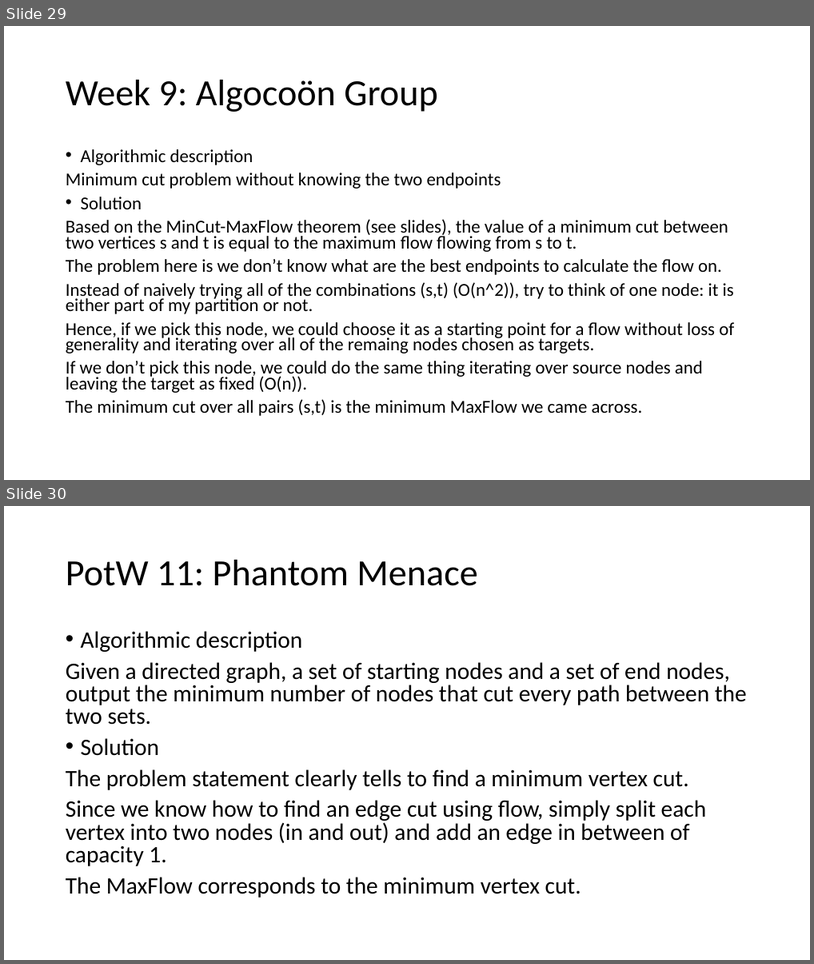
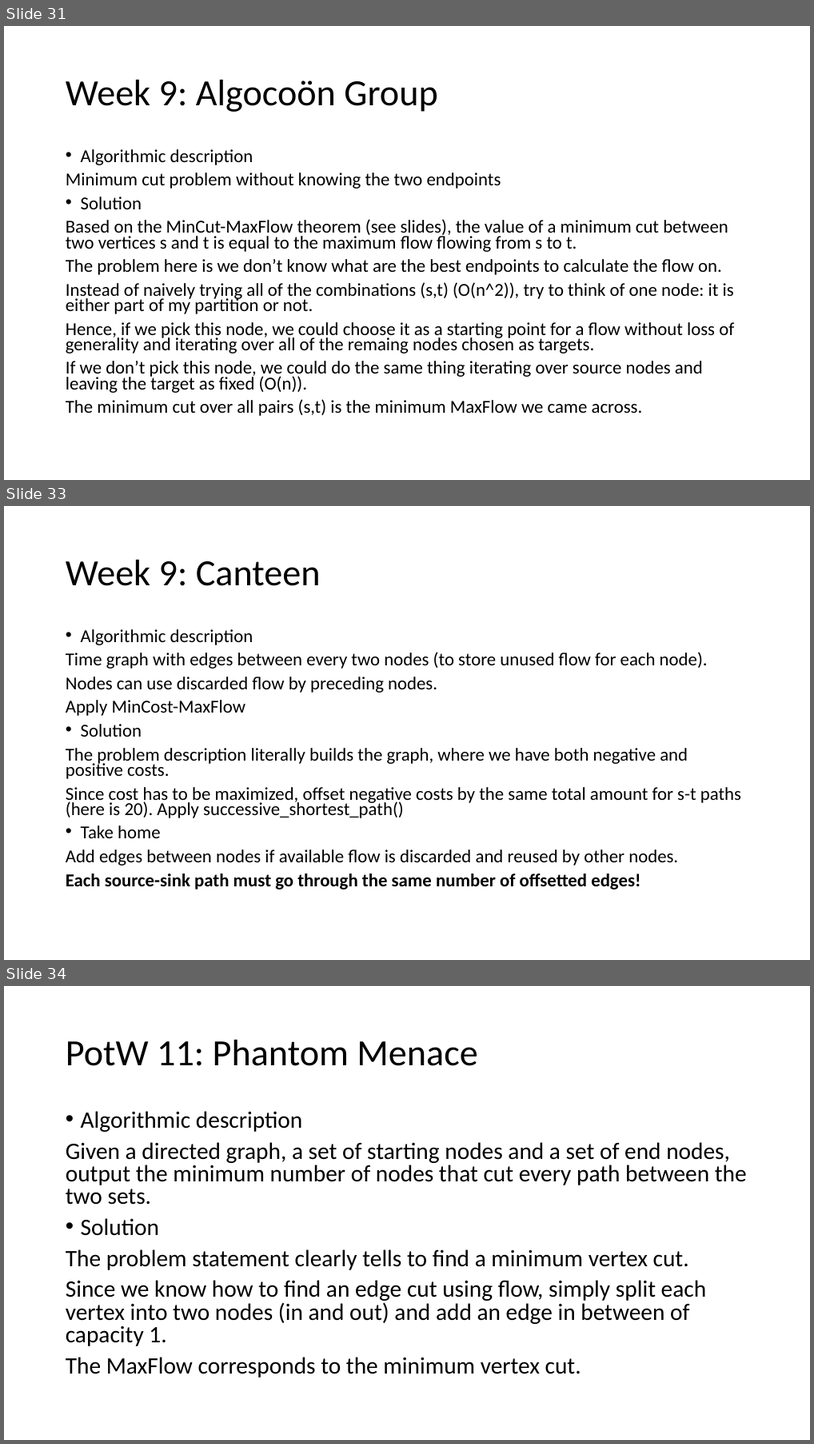
Before and after one commit to giacomocamposampiero/algolab, a slide deck: Recap.pptx. Shown one above the other, each under a label of ours: slides 29 and 30 before the commit, slides 31, 33 and 34 after it; the slides between them are not shown. The pictures are 814x964 and 814x1444 pixels, drawn with LibreOffice and Linux fonts; fonts in the diff are those of the drawing. Boxes give left, top, right and bottom in pixels: in the first picture for what was removed or moved away, otherwise in the second. Text is boxed around its words. In the diff, an @@ line names an element or a change of style, - is before the commit and + after.

```diff
--- a/Recap.pptx
+++ b/Recap.pptx
@@ slide 33 added at bbox=[4, 506, 810, 960], background #FFFFFF @@
@@ title added at bbox=[66, 560, 321, 586], 44 pt, text #000000 @@
+Week 9: Canteen
@@ text added at bbox=[66, 629, 742, 889], 21.7 pt, text #000000 @@
+• Algorithmic description
+Time graph with edges between every two nodes (to store unused flow for each node).
+Nodes can use discarded flow by preceding nodes.
+Apply MinCost-MaxFlow
+• Solution
+The problem description literally builds the graph, where we have both negative and positive costs.
+Since cost has to be maximized, offset negative costs by the same total amount for s-t paths (here is 20). Apply successive_shortest_path()
+• Take home
+Add edges between nodes if available flow is discarded and reused by other nodes.
+Each source-sink path must go through the same number of offsetted edges!
@@ what was slide 29 is now slide 31 @@
@@ what was slide 30 is now slide 34 @@
```
Also in this commit, not shown: 3 other slides added.
